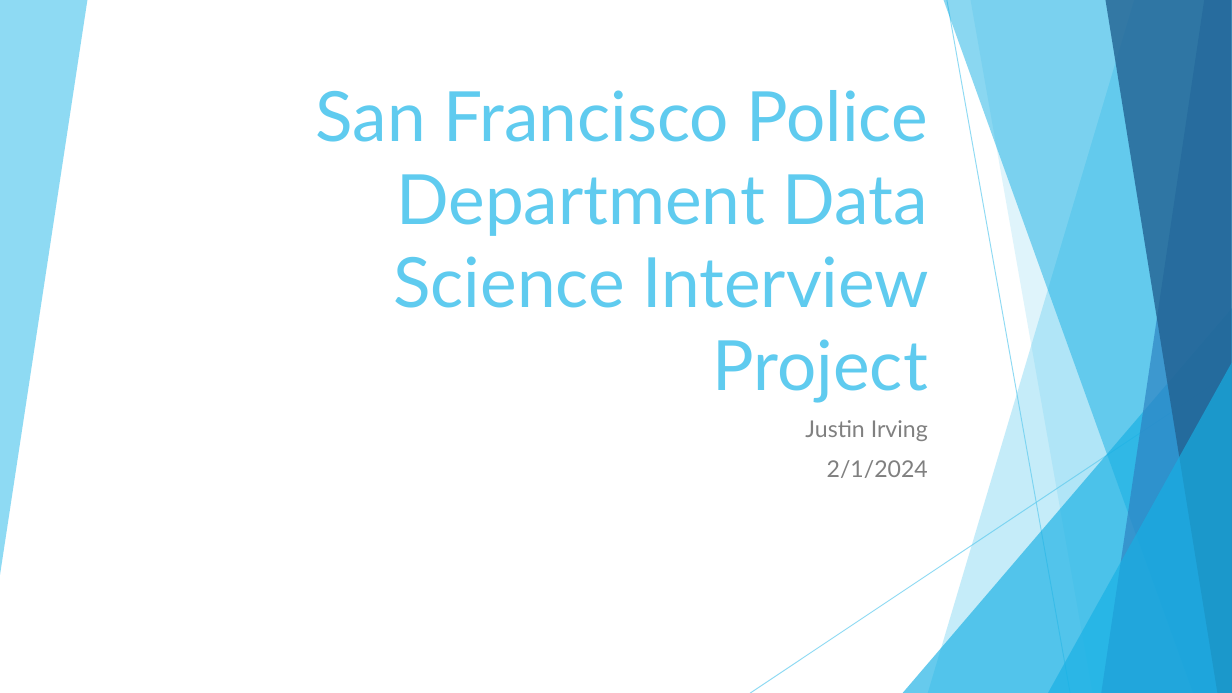
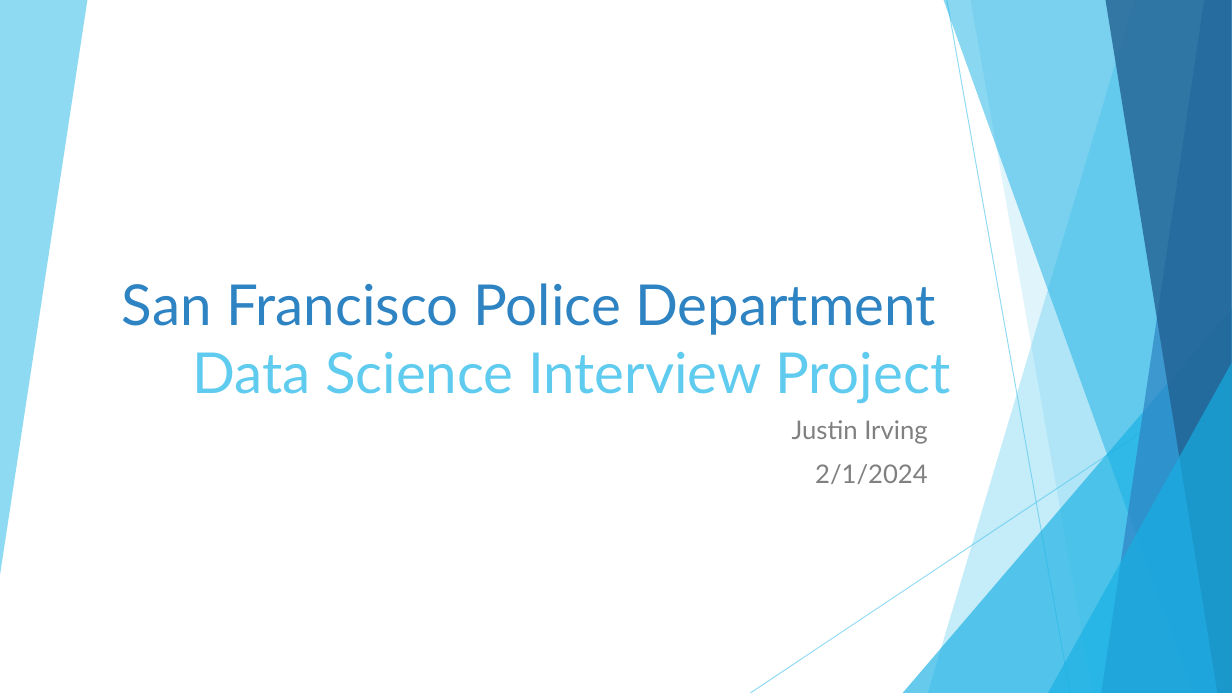
Before and after one commit to justinirving314/sfpd_ds_question, a slide deck: slide 1 of SFPD Interview Presentation.pptx. Drawn at 1232x693 pixels with LibreOffice and Linux fonts; fonts in the diff are those of the drawing. Boxes give left, top, right and bottom in pixels: in the first picture for what was removed or moved away, otherwise in the second. Text is boxed around its words. In the diff, an @@ line names an element or a change of style, - is before the commit and + after.

```diff
--- a/SFPD Interview Presentation.pptx
+++ b/SFPD Interview Presentation.pptx
@@ title "San Francisco Police Department Data ..." moved from (x1=316, y1=90, x2=930, y2=403) to (x1=122, y1=283, x2=950, y2=403) @@
@@ title "San Francisco Police Department Data ..." at (x1=122, y1=283, x2=950, y2=403): size 54 to 44 pt; text colour #5FCBEF to #2E83C3 in "San Francisco Police Department" @@
@@ subtitle "Justin Irving" at (x1=792, y1=420, x2=928, y2=484): size 18 to 20 pt @@
```
Also in this commit, not shown: 4 other slides changed, 7 slides added, 4 slides removed, 29 other files.
